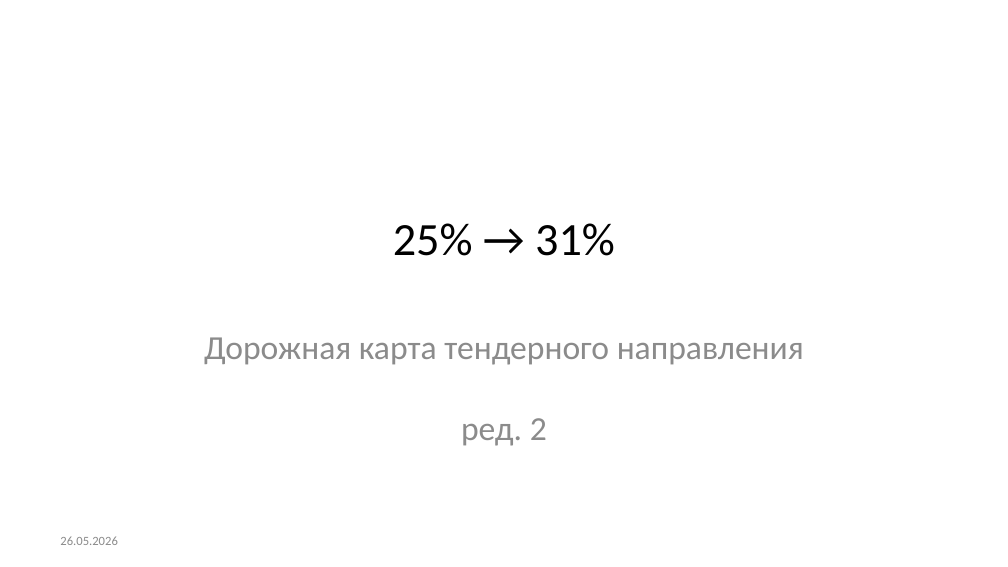
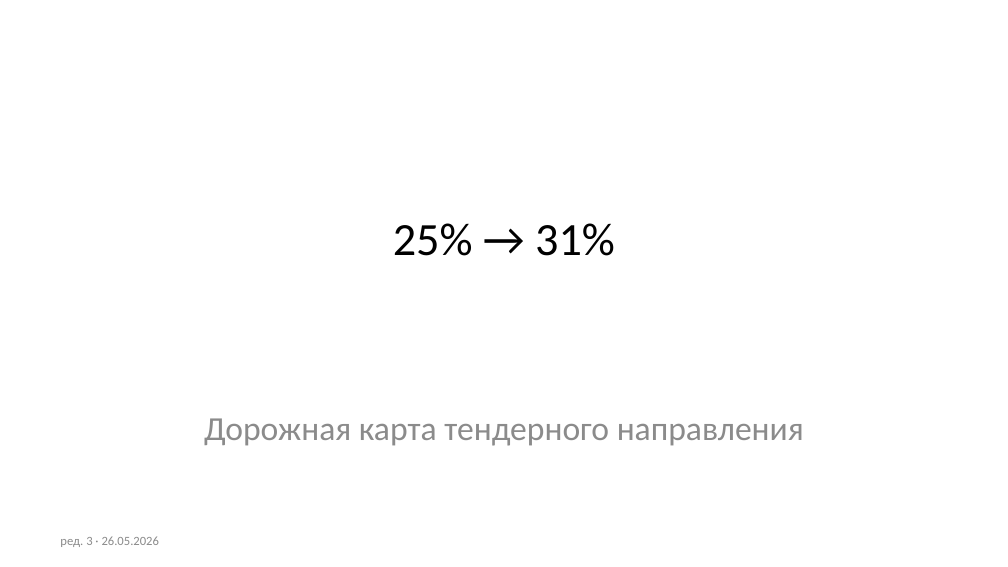
Before and after one commit to instrumentburg-sudo/danil-roadmap, a slide deck: slide 1 of artifacts/slides.pptx. Drawn at 1008x567 pixels with LibreOffice and Linux fonts; fonts in the diff are those of the drawing. Boxes give left, top, right and bottom in pixels: in the first picture for what was removed or moved away, otherwise in the second. Text is boxed around its words. In the diff, an @@ line names an element or a change of style, - is before the commit and + after.

```diff
--- a/artifacts/slides.pptx
+++ b/artifacts/slides.pptx
@@ subtitle at <box>204,418,804,446</box>: text changed @@
-Дорожная карта тендерного направления
-ред. 2
+Дорожная карта тендерного направления
@@ text at <box>60,536,159,547</box>: text changed @@
-26.05.2026
+ред. 3 · 26.05.2026
```
Also in this commit, not shown: 6 other slides changed, 5 slides added, 3 slides removed, 9 other files.
